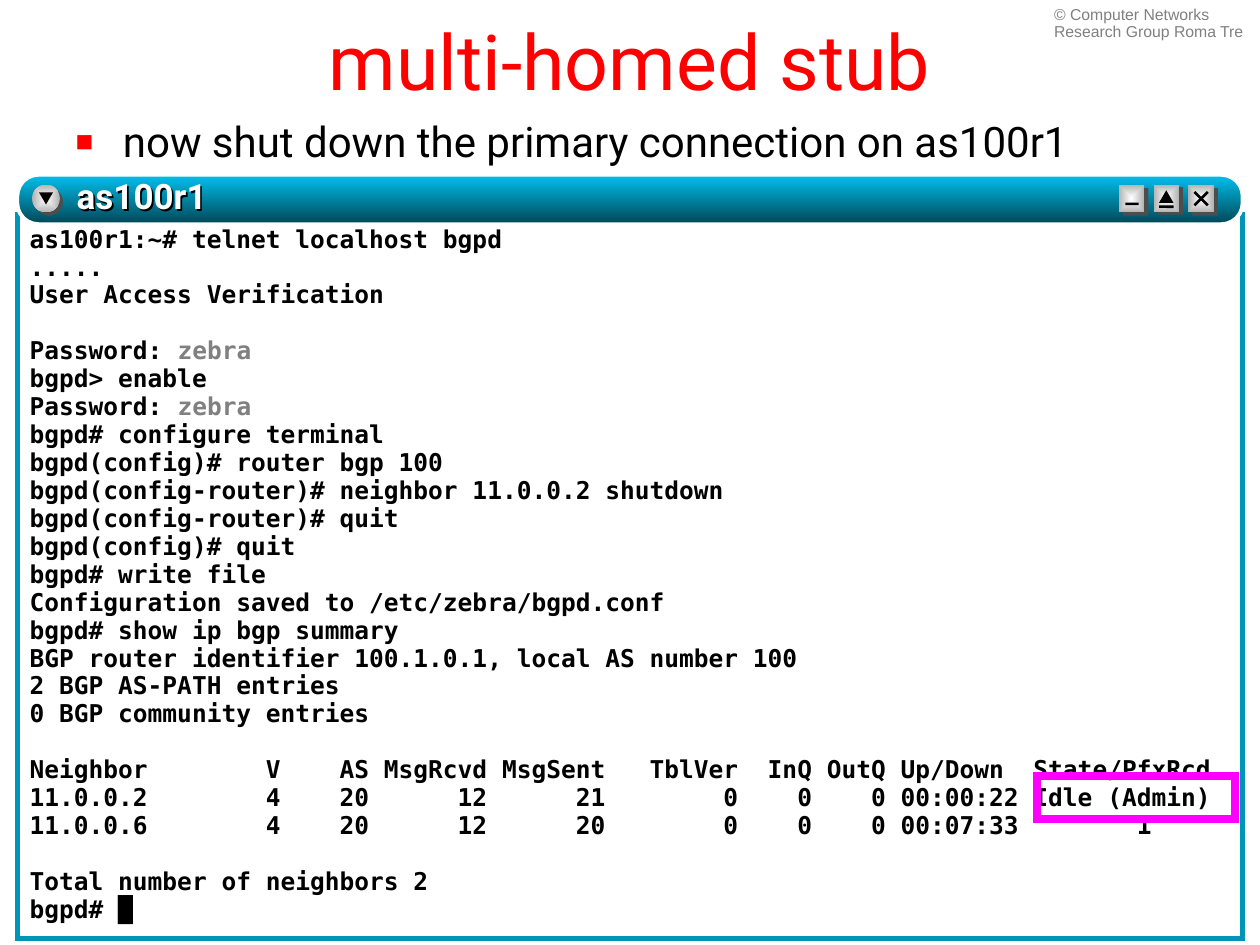
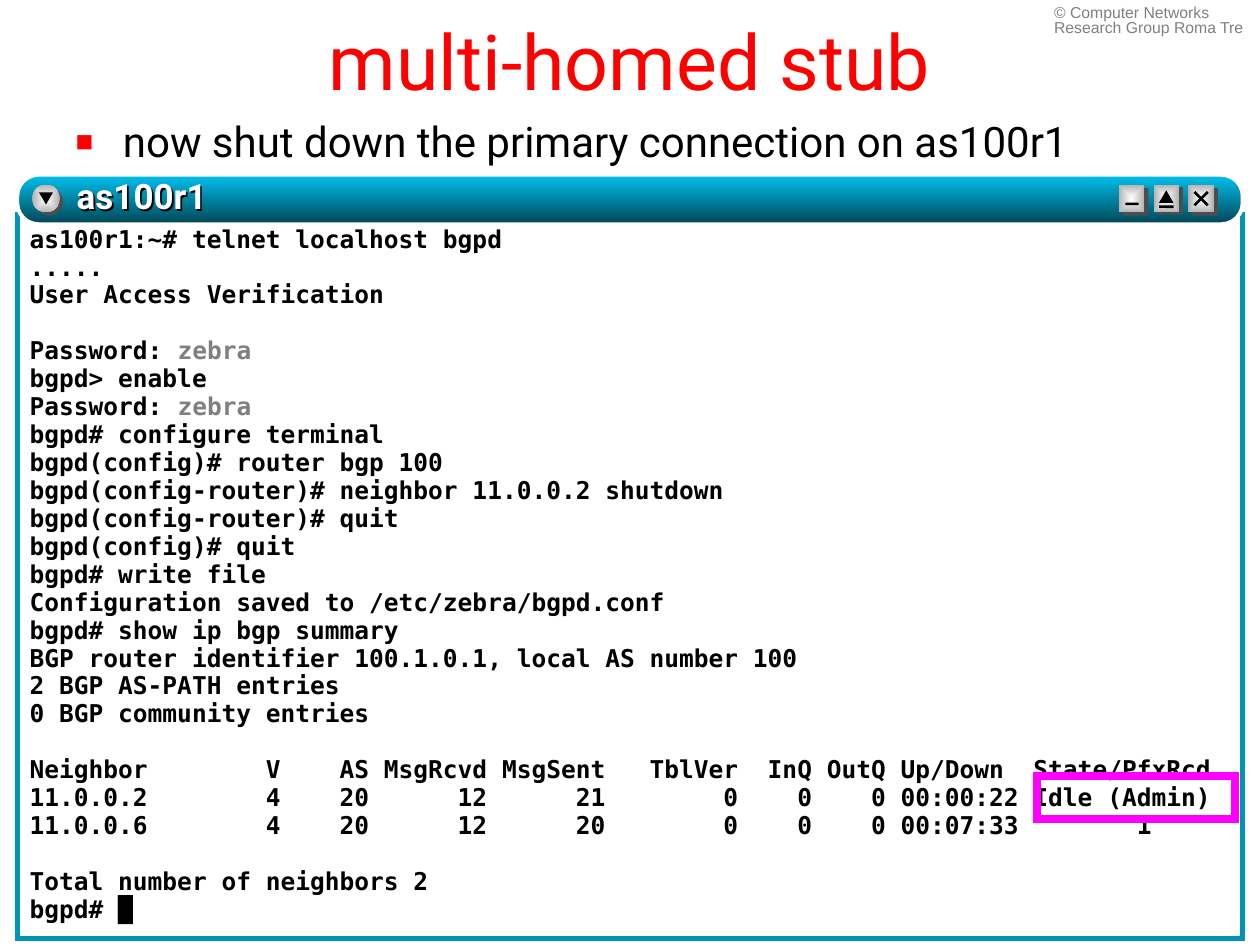
Before and after one commit to KatharaFramework/Kathara-Labs, a slide deck: slide 24 of Interdomain Routing/BGP Multi-homed Stub/026-kathara-lab_bgp-multi-homed-stub.ppt. Drawn at 1260x945 pixels with LibreOffice and Linux fonts; fonts in the diff are those of the drawing. Boxes give left, top, right and bottom in pixels: in the first picture for what was removed or moved away, otherwise in the second. Text is boxed around its words. In the diff, an @@ line names an element or a change of style, - is before the commit and + after.

```diff
--- a/Interdomain Routing/BGP Multi-homed Stub/026-kathara-lab_bgp-multi-homed-stub.ppt
+++ b/Interdomain Routing/BGP Multi-homed Stub/026-kathara-lab_bgp-multi-homed-stub.ppt
@@ text "© Computer Networks Research Group ..." at box(1054, 7, 1243, 36): line spacing 0.9 to 0.8 @@
```
Also in this commit, not shown: 7 other slides changed, 1 other file.
